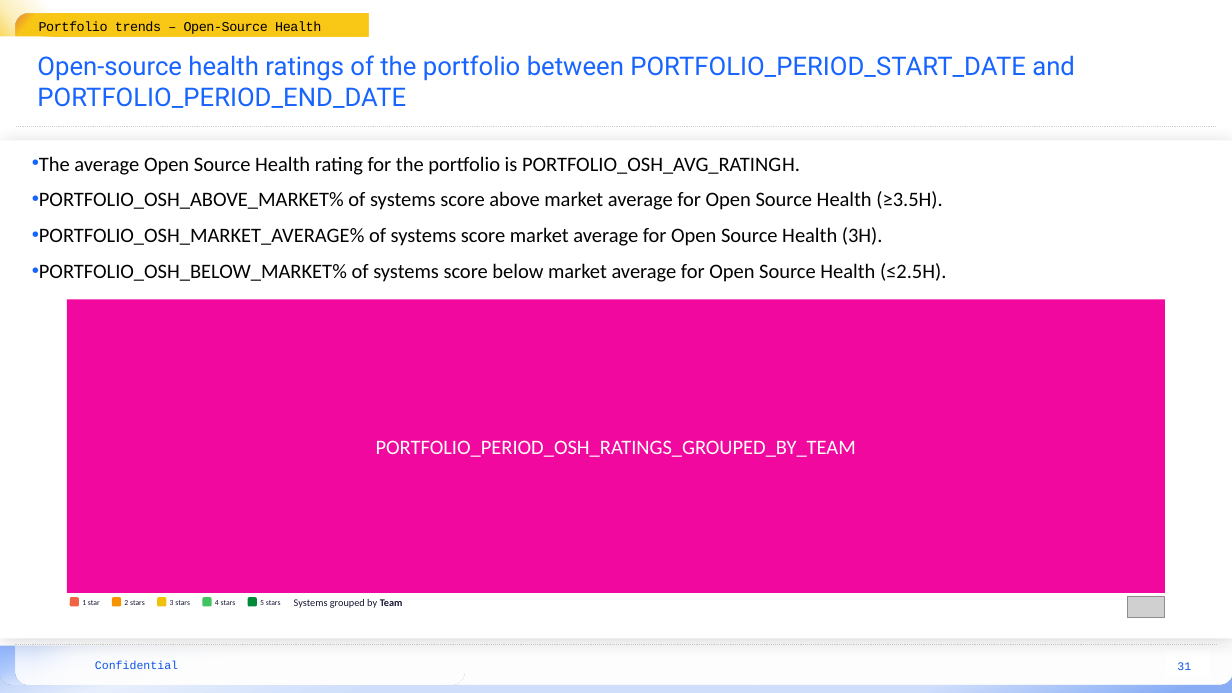
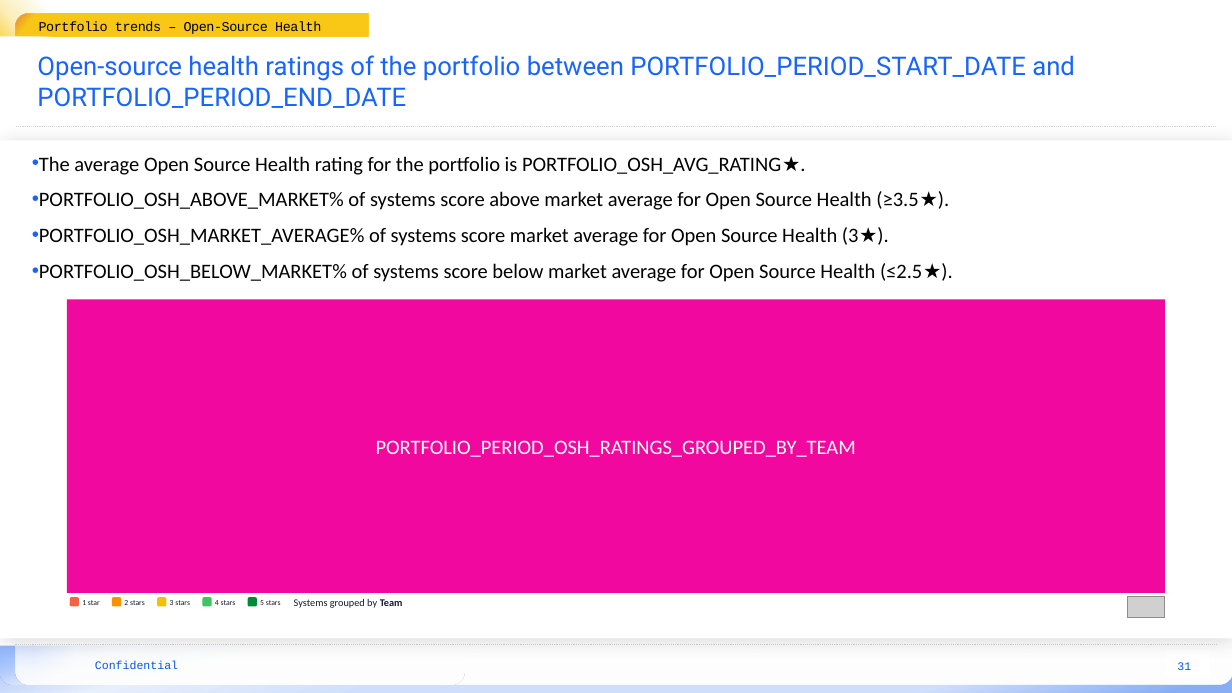
Before and after one commit to Software-Improvement-Group/sigrid-report-generator, a slide deck: slide 31 of src/report_generator/presets/templates/portfolio-overview.pptx. Drawn at 1232x693 pixels with LibreOffice and Linux fonts; fonts in the diff are those of the drawing; grey boxes stand for pictures; background and template pictures are left out. Boxes give left, top, right and bottom in pixels: in the first picture for what was removed or moved away, otherwise in the second. Text is boxed around its words. In the diff, an @@ line names an element or a change of style, - is before the commit and + after.

```diff
--- a/src/report_generator/presets/templates/portfolio-overview.pptx
+++ b/src/report_generator/presets/templates/portfolio-overview.pptx
@@ text at box(39, 156, 953, 282): text changed @@
-• The average Open Source Health rating for the portfolio is PORTFOLIO_OSH_AVG_RATING H.
-• PORTFOLIO_OSH_ABOVE_MARKET% of systems score above market average for Open Source Health (≥3.5H).
-• PORTFOLIO_OSH_MARKET_AVERAGE% of systems score market average for Open Source Health (3H).
-• PORTFOLIO_OSH_BELOW_MARKET% of systems score below market average for Open Source Health (≤2.5H).
+• The average Open Source Health rating for the portfolio is PORTFOLIO_OSH_AVG_RATING ★.
+• PORTFOLIO_OSH_ABOVE_MARKET% of systems score above market average for Open Source Health (≥3.5★).
+• PORTFOLIO_OSH_MARKET_AVERAGE% of systems score market average for Open Source Health (3★).
+• PORTFOLIO_OSH_BELOW_MARKET% of systems score below market average for Open Source Health (≤2.5★).
```
Also in this commit, not shown: 4 other slides changed, 1 other file.
